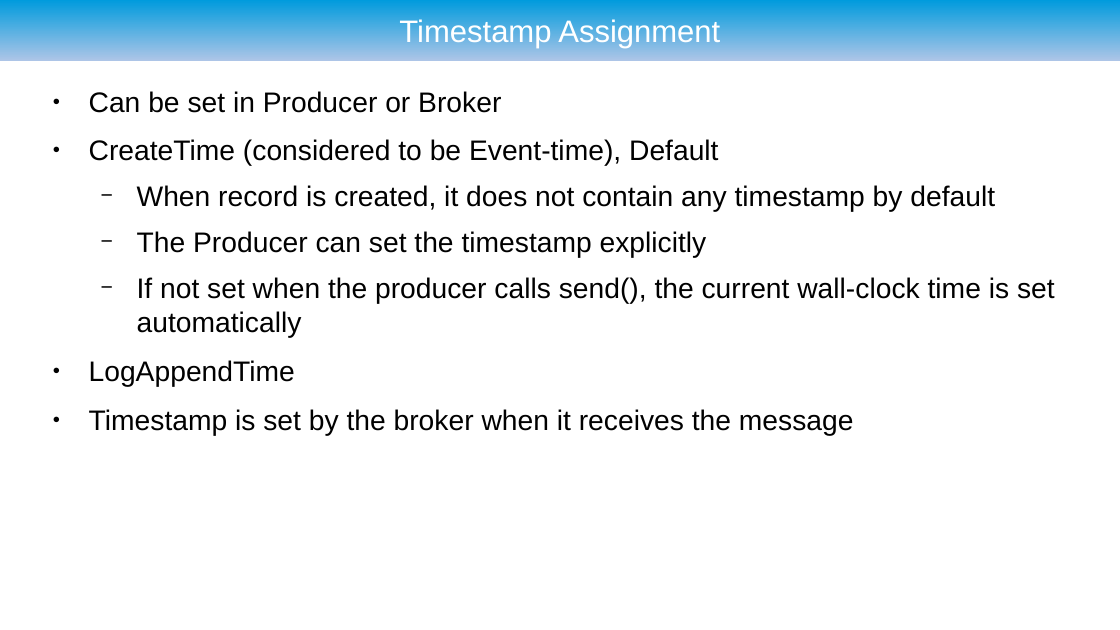
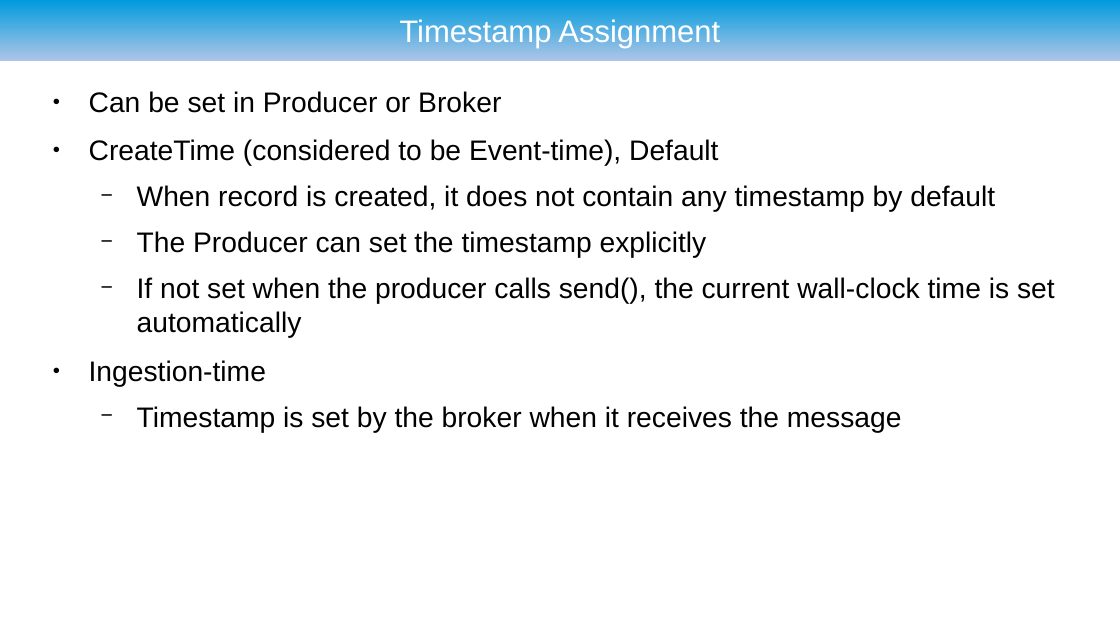
Before and after one commit to ryzlab/kafka-kompetensdag, a slide deck: slide 19 of doc/presentation-umejug.odp. Drawn at 1120x630 pixels with LibreOffice and Linux fonts; fonts in the diff are those of the drawing; background and template pictures are left out. Boxes give left, top, right and bottom in pixels: in the first picture for what was removed or moved away, otherwise in the second. Text is boxed around its words. In the diff, an @@ line names an element or a change of style, - is before the commit and + after.

```diff
--- a/doc/presentation-umejug.odp
+++ b/doc/presentation-umejug.odp
@@ text at <box>89,360,266,387</box>: text changed @@
-● LogAppendTime
+● Ingestion-time
@@ text at <box>137,406,902,433</box>: bullet ● to −; list level 1 to 2 in "Timestamp is set by the ..." @@
```
Also in this commit, not shown: 2 other slides changed, 1 other file.
